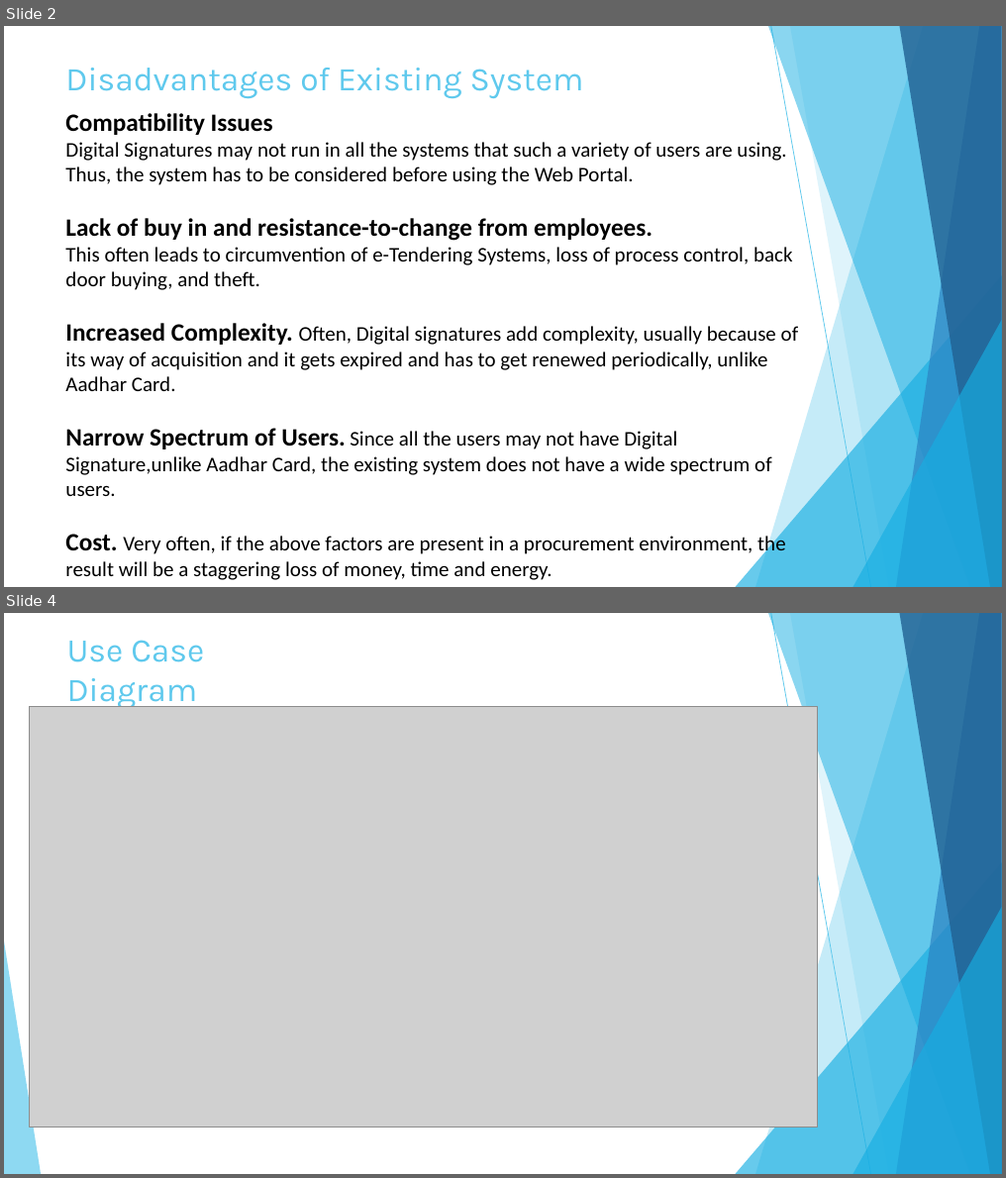
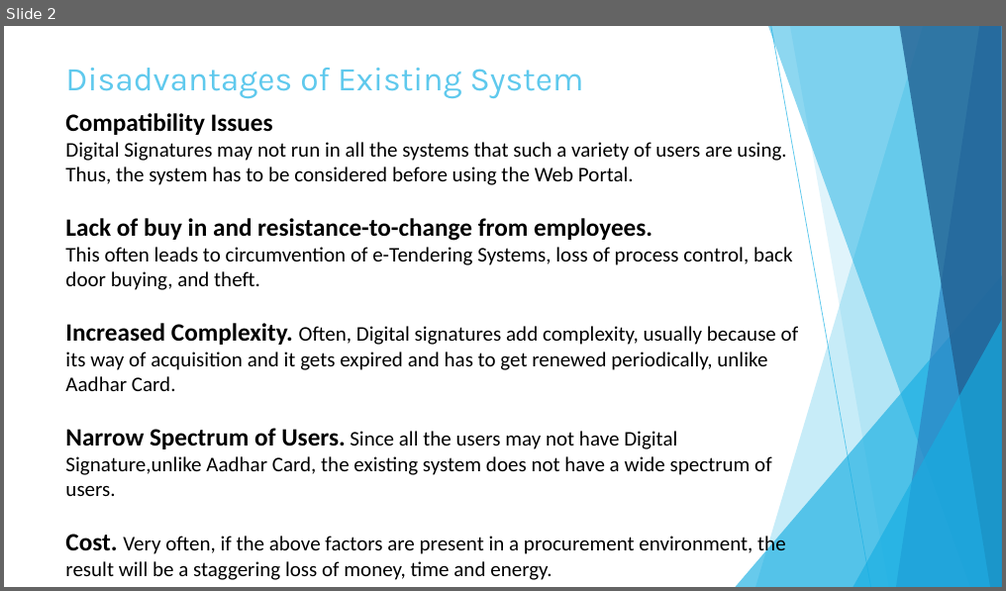
Before and after one commit to ashutoshm1771/db126_cookie_army, a slide deck: db126_cookie_army ppt.pptx. Shown one above the other, each under a label of ours: slides 2 and 4 before the commit, slide 2 after it; the slides between them are not shown. The pictures are 1006x1178 and 1006x591 pixels, drawn with LibreOffice and Linux fonts; fonts in the diff are those of the drawing; grey boxes stand for pictures. Boxes give left, top, right and bottom in pixels: in the first picture for what was removed or moved away, otherwise in the second. Text is boxed around its words. In the diff, an @@ line names an element or a change of style, - is before the commit and + after.

```diff
--- a/db126_cookie_army ppt.pptx
+++ b/db126_cookie_army ppt.pptx
@@ slide 4 removed at (4, 613, 1002, 1174), background #FFFFFF; not listed: 8 template elements that a slide beside it also shows @@
@@ title removed at (67, 640, 204, 710) @@
-Use Case Diagram
@@ picture removed at (29, 707, 817, 1128) @@
@@ freeform shape removed at (4, 942, 41, 1174) @@
```
Also in this commit, not shown: 4 other slides changed, 6 slides added, 4 other slides removed.
